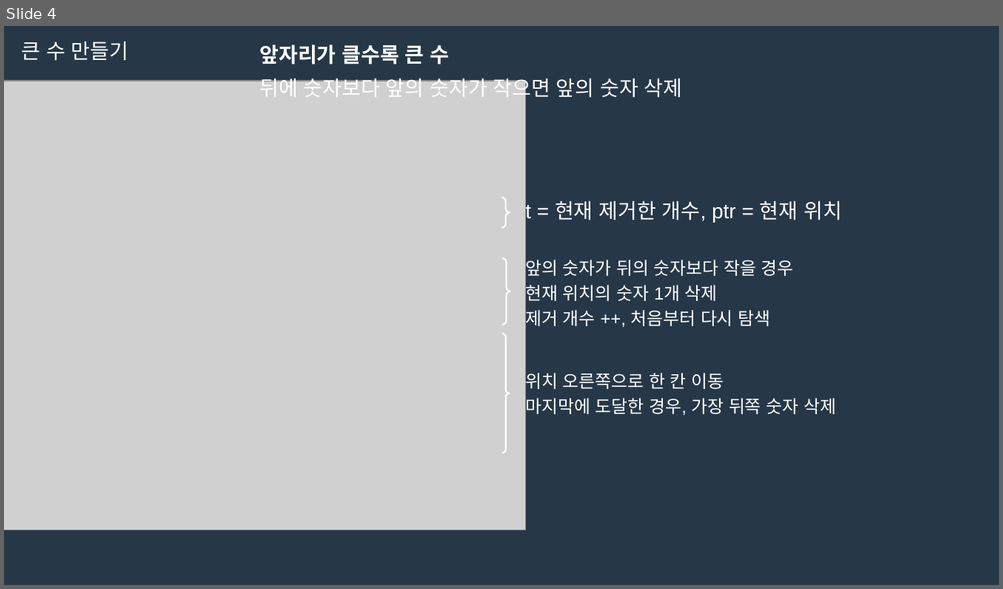
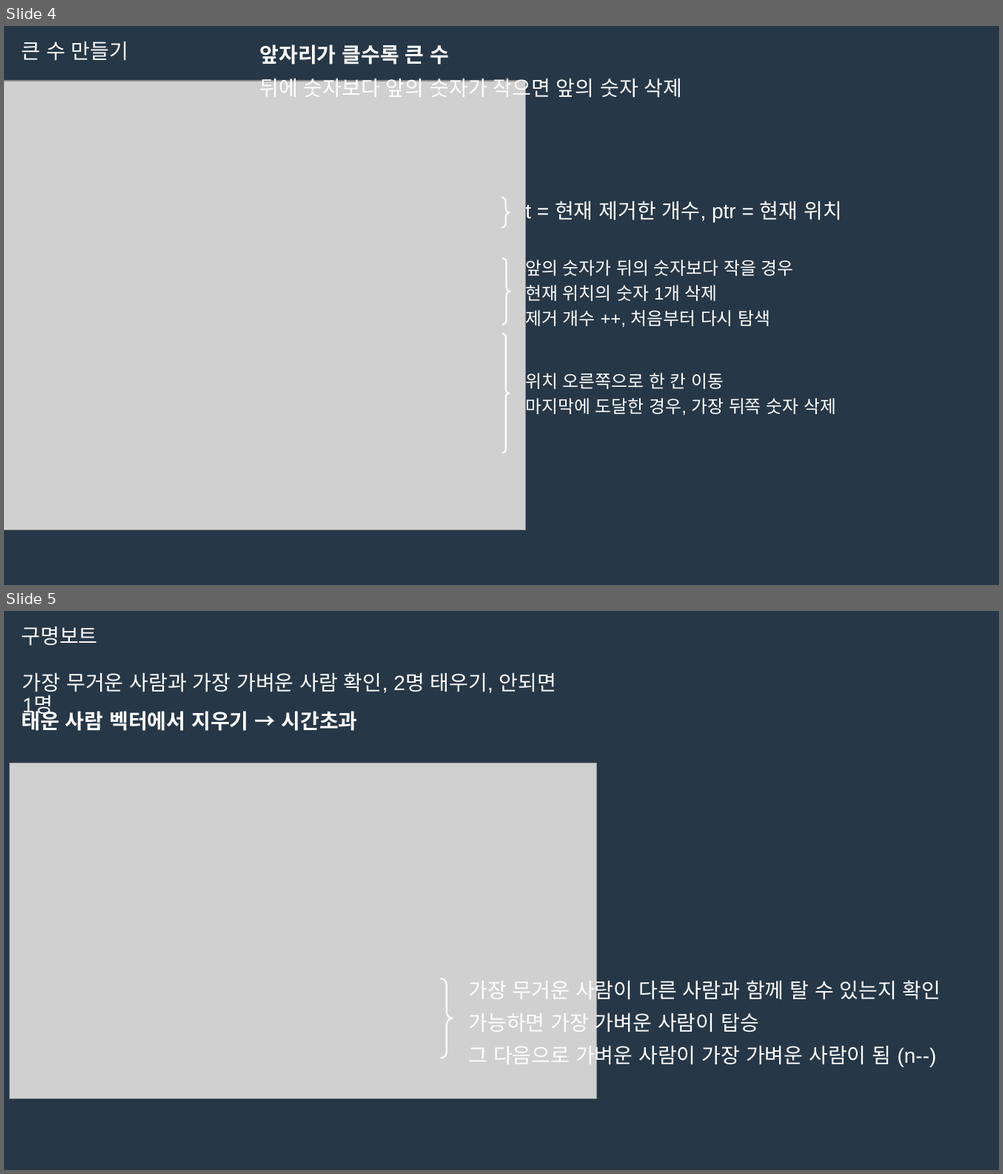
Before and after one commit to 1hk-star/Konkuk_SecurityFACT_Algorithm, a slide deck: 9주차/발표자료/코드 리뷰 자료/유의진/그리디 문제풀이 유의진.pptx. Shown one above the other, each under a label of ours: slide 4 before the commit, slides 4 and 5 after it. The pictures are 1003x589 and 1003x1174 pixels, drawn with LibreOffice and Linux fonts; fonts in the diff are those of the drawing; grey boxes stand for pictures. Boxes give left, top, right and bottom in pixels: in the first picture for what was removed or moved away, otherwise in the second. Text is boxed around its words. In the diff, an @@ line names an element or a change of style, - is before the commit and + after.

```diff
--- a/9주차/발표자료/코드 리뷰 자료/유의진/그리디 문제풀이 유의진.pptx
+++ b/9주차/발표자료/코드 리뷰 자료/유의진/그리디 문제풀이 유의진.pptx
@@ slide 5 added at (x1=4, y1=611, x2=999, y2=1170), background #263747 @@
@@ text added at (x1=21, y1=627, x2=97, y2=646), 20 pt, text #FFFFFF @@
+구명보트
@@ text added at (x1=22, y1=672, x2=556, y2=696), 20 pt, text #FFFFFF @@
+가장 무거운 사람과 가장 가벼운 사람 확인, 2명 태우기, 안되면 1명
@@ text added at (x1=21, y1=708, x2=357, y2=731), 20 pt, text #FFFFFF, bold @@
+태운 사람 벡터에서 지우기 → 시간초과
@@ picture added at (x1=9, y1=763, x2=596, y2=1099) @@
@@ right brace added at (x1=441, y1=979, x2=453, y2=1059), outline #FFFFFF 1.5 pt @@
@@ text added at (x1=468, y1=977, x2=941, y2=1069), 20 pt, text #FFFFFF @@
+가장 무거운 사람이 다른 사람과 함께 탈 수 있는지 확인
+가능하면 가장 가벼운 사람이 탑승
+그 다음으로 가벼운 사람이 가장 가벼운 사람이 됨 (n--)
```
Also in this commit, not shown: 1 slide changed, 1 other file.
